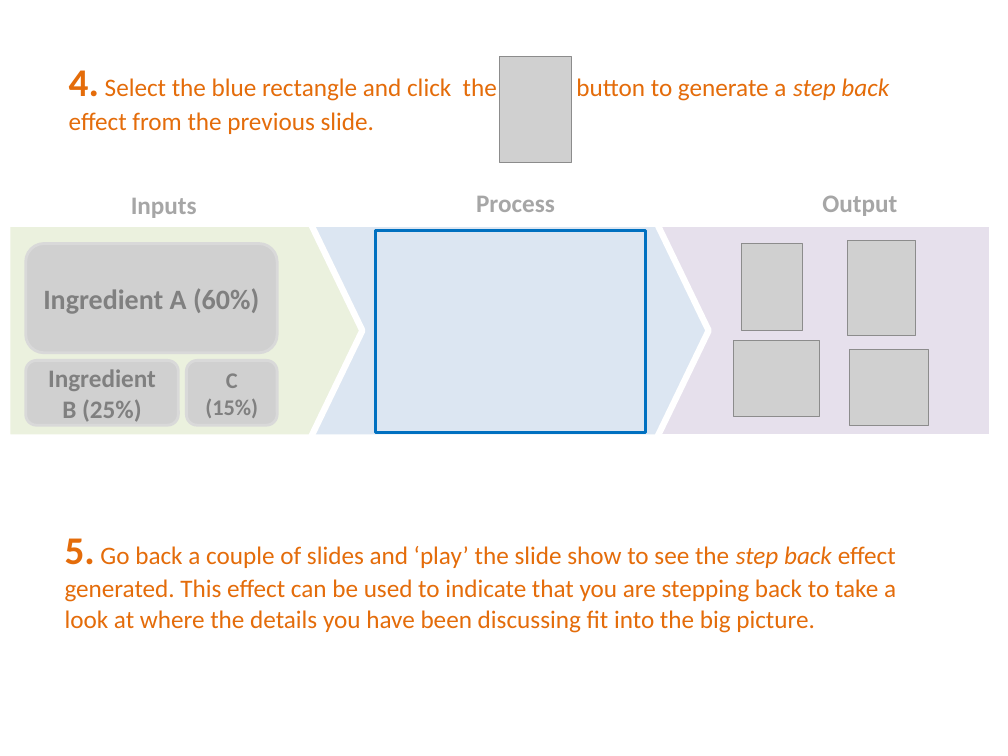
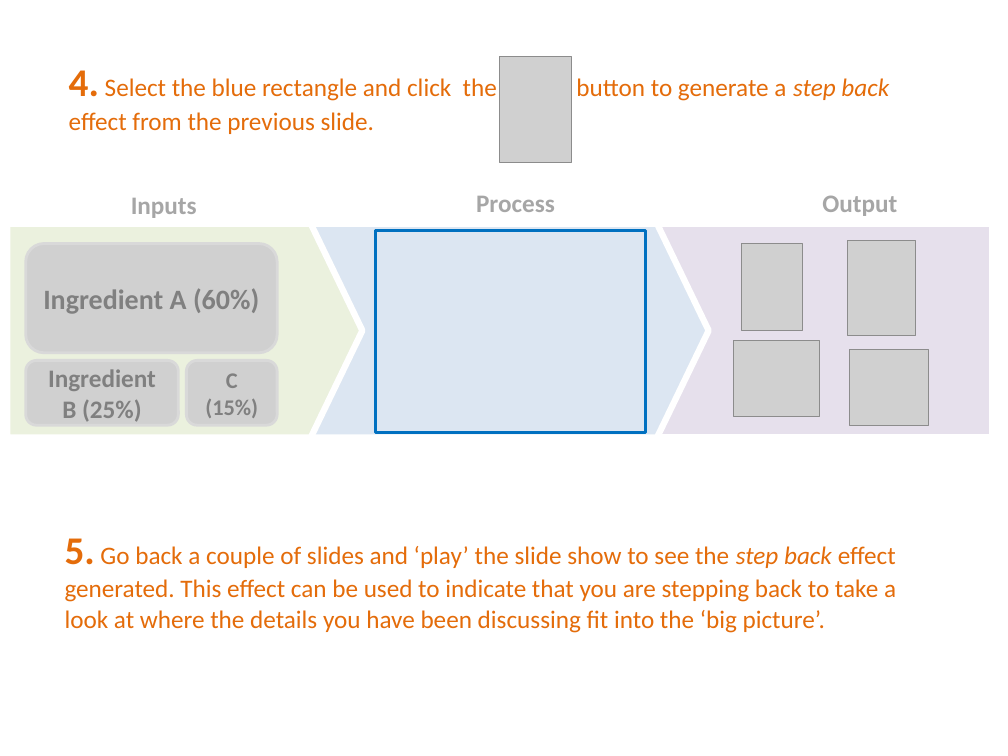
Before and after one commit to PowerPointLabs/PowerPointLabs, a slide deck: slide 20 of doc/PowerPointLabs Quick Tutorial.pptx (slide 17 before the commit). Drawn at 1008x756 pixels with LibreOffice and Linux fonts; fonts in the diff are those of the drawing; grey boxes stand for pictures. Boxes give left, top, right and bottom in pixels: in the first picture for what was removed or moved away, otherwise in the second. Text is boxed around its words. In the diff, an @@ line names an element or a change of style, - is before the commit and + after.

```diff
--- a/doc/PowerPointLabs Quick Tutorial.pptx
+++ b/doc/PowerPointLabs Quick Tutorial.pptx
@@ text at [65,538,896,633]: text changed @@
-5. Go back a couple of slides and ‘play’ the slide show to see the step back effect generated. This effect can be used to indicate that you are stepping back to take a look at where the details you have been discussing fit into the big picture.
+5. Go back a couple of slides and ‘play’ the slide show to see the step back effect generated. This effect can be used to indicate that you are stepping back to take a look at where the details you have been discussing fit into the ‘big picture’.
```
Also in this commit, not shown: 2 other slides changed, 3 slides added.
